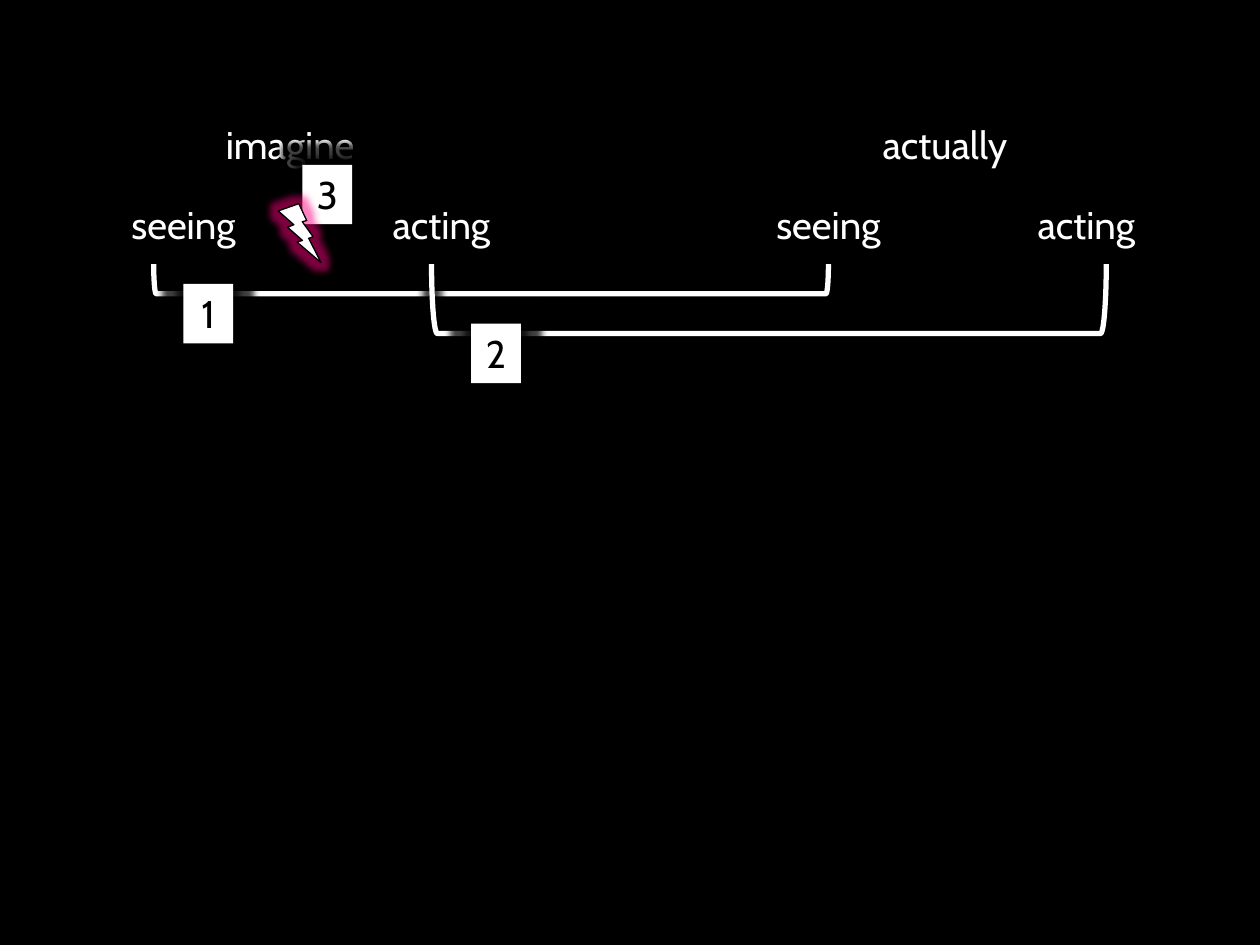
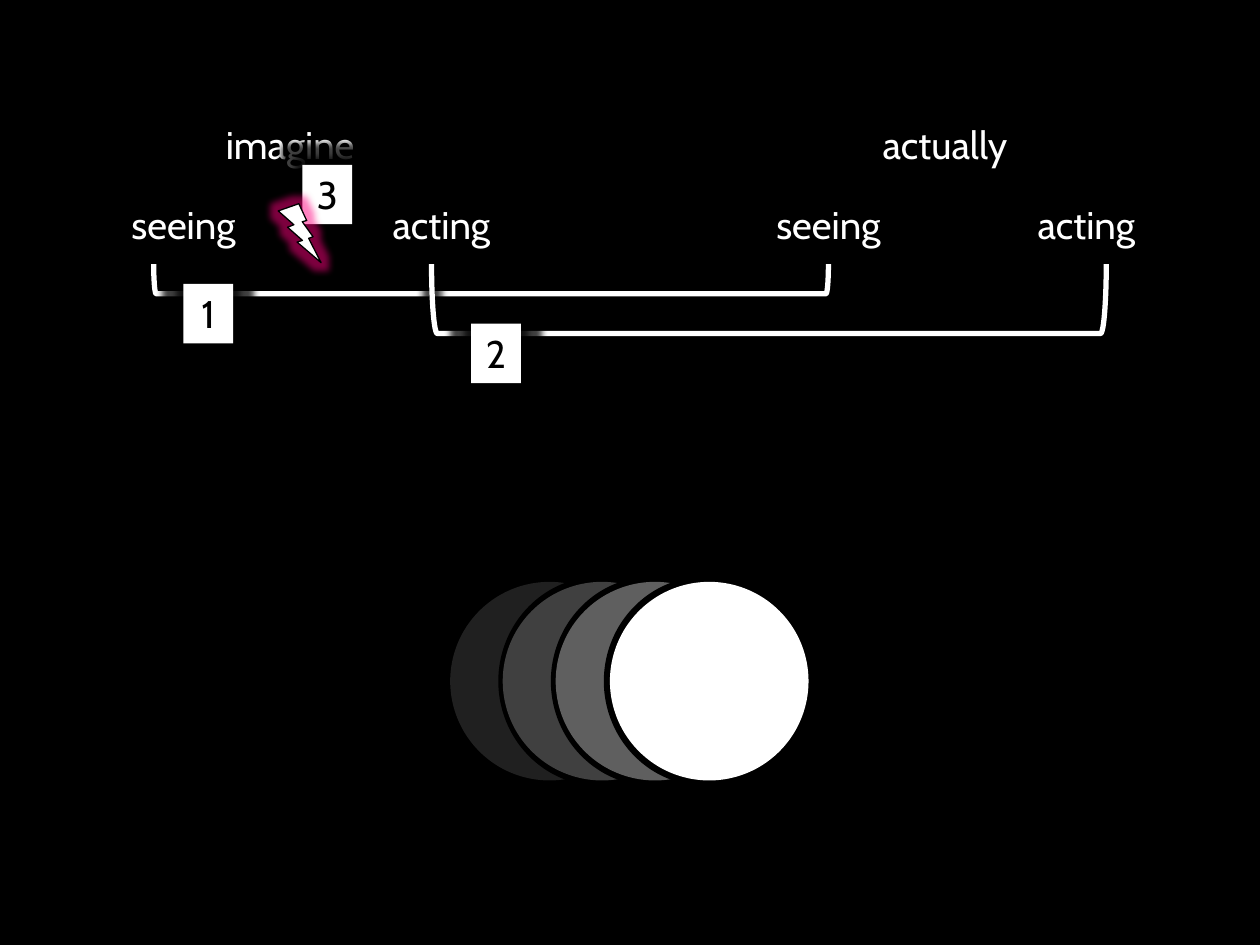
Before and after one commit to butterfill/writing, a slide deck: slide 26 of intention motor representation with corrado sinigaglia/conf spp submit/intention and motor representation.pptx (slide 22 before the commit). Drawn at 1260x945 pixels with LibreOffice and Linux fonts; fonts in the diff are those of the drawing. Boxes give left, top, right and bottom in pixels: in the first picture for what was removed or moved away, otherwise in the second. Text is boxed around its words. In the diff, an @@ line names an element or a change of style, - is before the commit and + after.

```diff
--- a/intention motor representation with corrado sinigaglia/conf spp submit/intention and motor representation.pptx
+++ b/intention motor representation with corrado sinigaglia/conf spp submit/intention and motor representation.pptx
@@ ellipse added at (450,582,649,781), fill #404040 at 50% opacity @@
@@ ellipse added at (501,580,701,784), fill #000000, outline #000000 3 pt @@
@@ ellipse added at (503,582,702,781), fill #808080 at 50% opacity @@
@@ ellipse added at (553,580,752,784), fill #000000, outline #000000 3 pt @@
@@ ellipse added at (556,582,755,781), fill #BFBFBF at 50% opacity @@
@@ ellipse added at (606,580,805,784), fill #000000, outline #000000 3 pt @@
@@ ellipse added at (610,582,809,781), fill #FFFFFF @@
```
Also in this commit, not shown: 9 other slides changed, 6 slides added, 1 other file.
